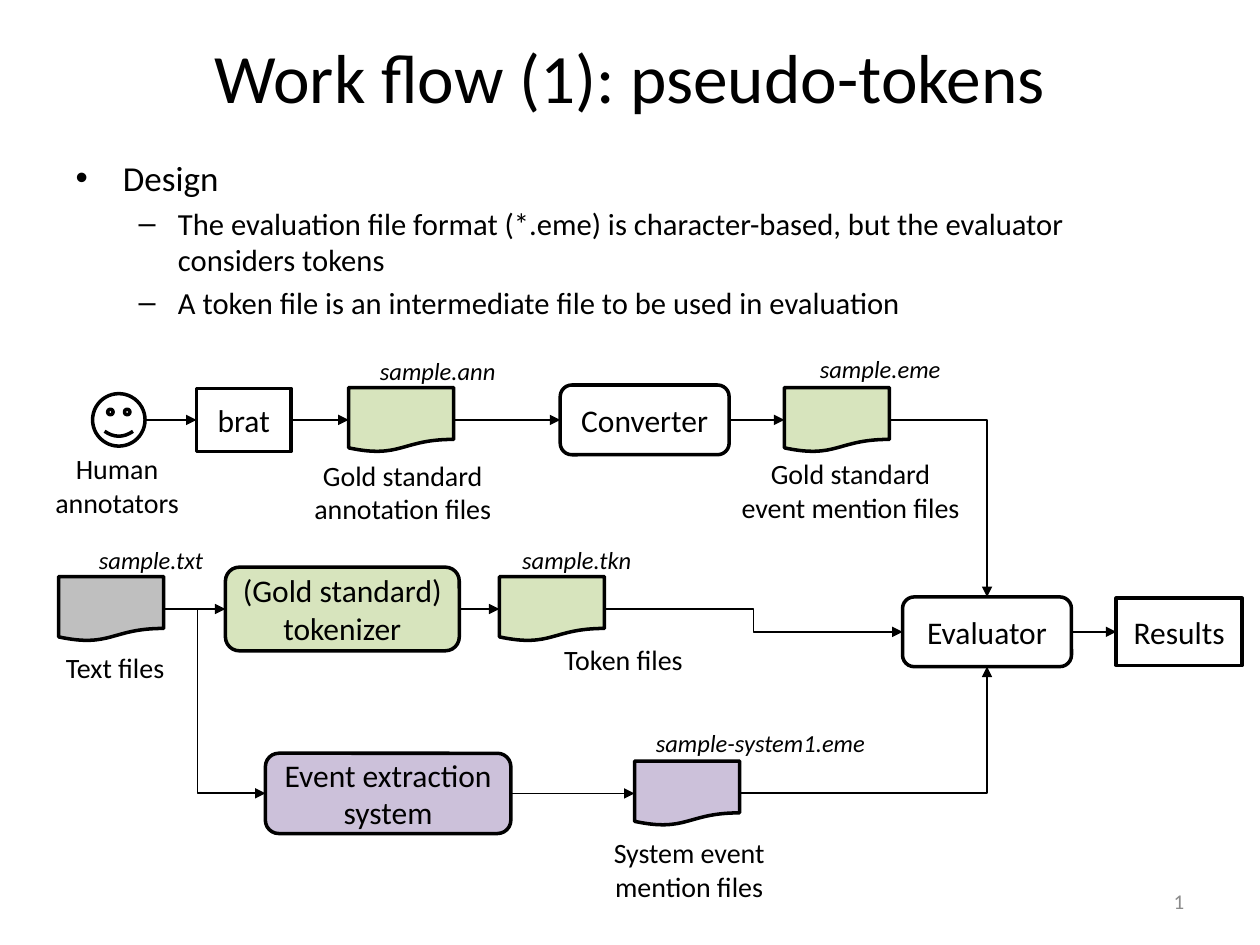
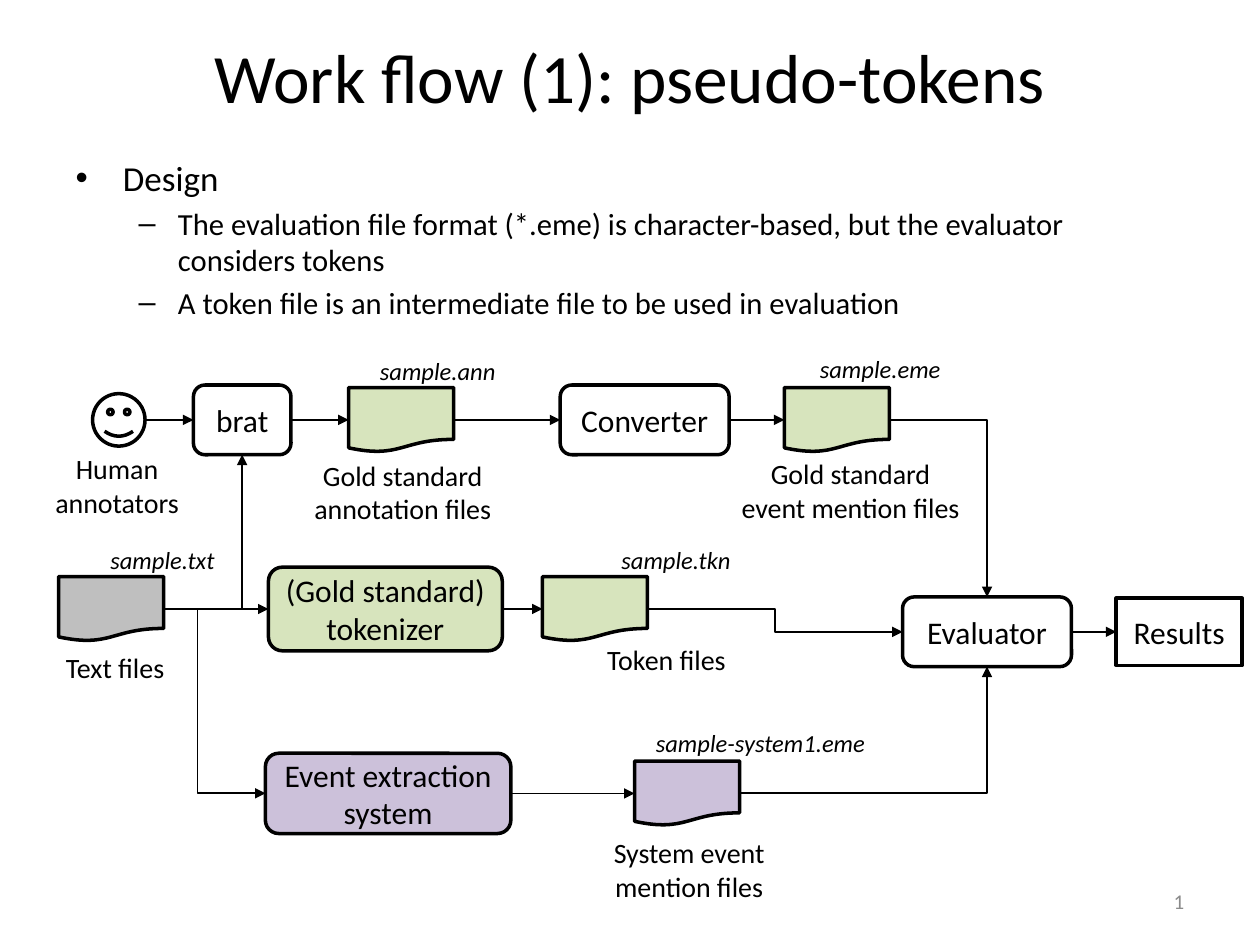
Before and after one commit to hunterhector/EvmEval, a slide deck: slide 1 of doc/evm-eval-work-flow.pptx. Drawn at 1260x945 pixels with LibreOffice and Linux fonts; fonts in the diff are those of the drawing. Boxes give left, top, right and bottom in pixels: in the first picture for what was removed or moved away, otherwise in the second. Text is boxed around its words. In the diff, an @@ line names an element or a change of style, - is before the commit and + after.

Commit message:
Updates.

```diff
--- a/doc/evm-eval-work-flow.pptx
+++ b/doc/evm-eval-work-flow.pptx
@@ rounded rectangle "brat": place and size @@
-rounded rectangle "brat" at box(197, 388, 291, 451)
+rounded rectangle "brat" at box(194, 386, 291, 455)
@@ rounded rectangle "brat" at box(194, 386, 291, 455): rectangle to rounded rectangle @@
@@ elbow arrow added from (164, 609) to (242, 455), #000000 1 pt @@
@@ text "sample.txt": place and size @@
-text "sample.txt" at box(99, 552, 203, 576)
+text "sample.txt" at box(110, 552, 214, 576)
@@ text "sample.tkn": place and size @@
-text "sample.tkn" at box(522, 552, 631, 576)
+text "sample.tkn" at box(621, 552, 730, 576)
@@ rounded rectangle "(Gold standard)": place and size @@
-rounded rectangle "(Gold standard)" at box(226, 567, 460, 650)
+rounded rectangle "(Gold standard)" at box(268, 567, 503, 650)
@@ flow chart document: place and size @@
-flow chart document at box(499, 577, 604, 641)
+flow chart document at box(543, 577, 648, 641)
@@ arrow moved from (164, 609) - (226, 609) to (164, 609) - (268, 609) @@
@@ arrow moved from (460, 609) - (499, 609) to (503, 609) - (543, 609) @@
@@ elbow arrow moved from (605, 609) - (902, 631) to (648, 609) - (902, 631) @@
@@ text "Token files": place and size @@
-text "Token files" at box(564, 650, 683, 671)
+text "Token files" at box(607, 650, 726, 671)
```
Also in this commit, not shown: 1 other slide changed.
